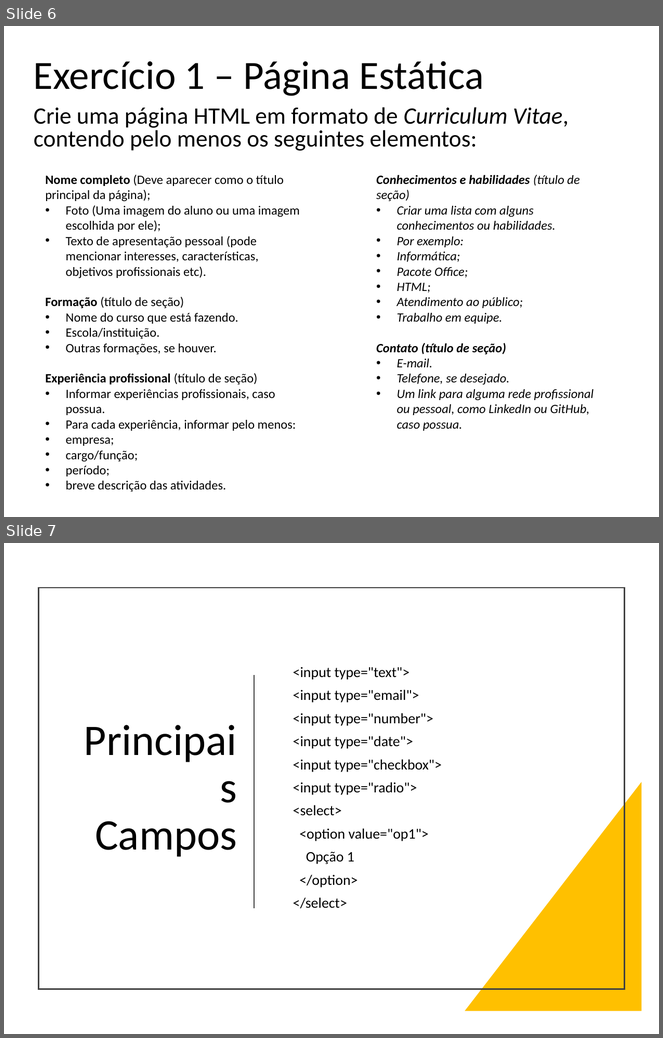
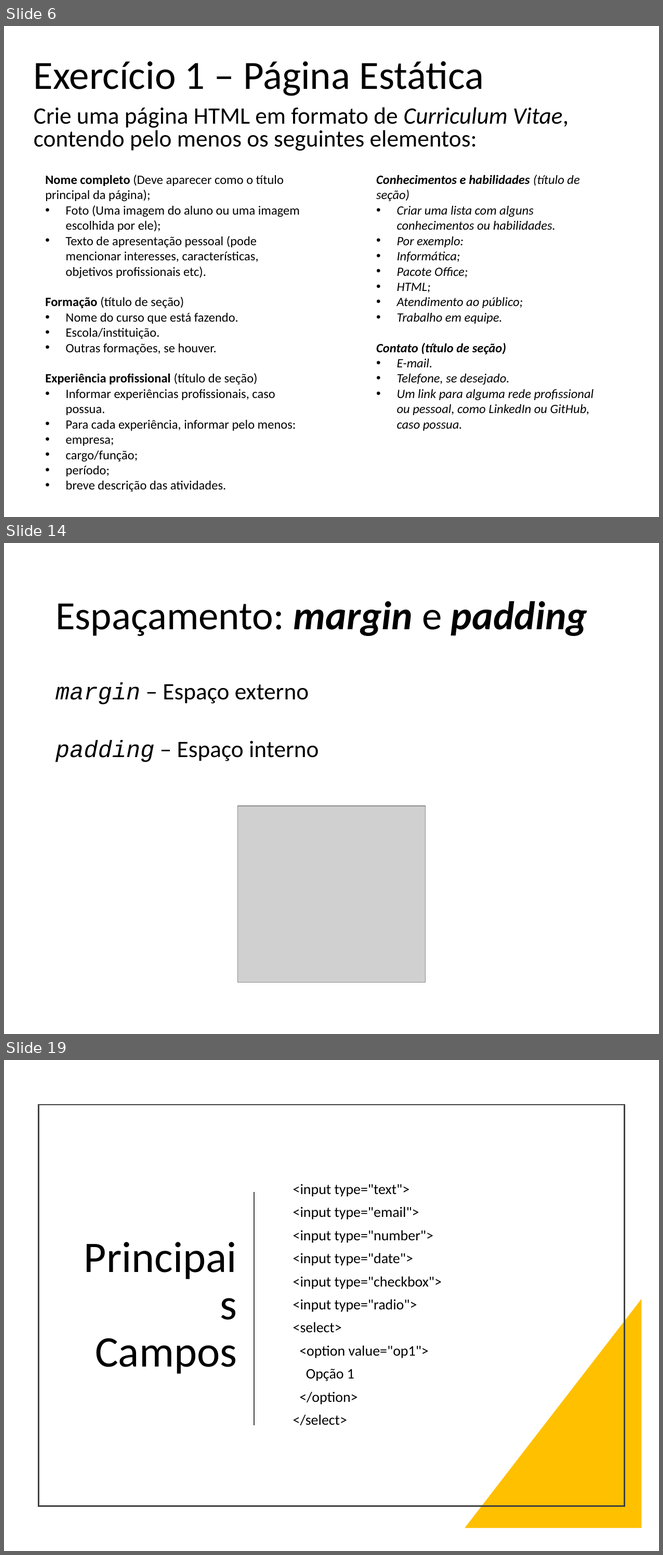
Before and after one commit to thiagospin/APLICWEBI, a slide deck: slides/HTML e CSS.pptx. Shown one above the other, each under a label of ours: slides 6 and 7 before the commit, slides 6, 14 and 19 after it; the slides between them are not shown. The pictures are 663x1038 and 663x1555 pixels, drawn with LibreOffice and Linux fonts; fonts in the diff are those of the drawing; grey boxes stand for pictures. Boxes give left, top, right and bottom in pixels: in the first picture for what was removed or moved away, otherwise in the second. Text is boxed around its words. In the diff, an @@ line names an element or a change of style, - is before the commit and + after.

```diff
--- a/slides/HTML e CSS.pptx
+++ b/slides/HTML e CSS.pptx
@@ slide 14 added at [4,543,659,1034], background #FFFFFF @@
@@ title added at [55,601,587,636], 44 pt, text #000000 @@
+Espaçamento: margin e padding
@@ text added at [55,682,319,762], 25.9 pt, text #000000 @@
+margin – Espaço externo
+padding – Espaço interno
@@ picture added at [238,807,426,982] @@
@@ what was slide 7 is now slide 19 @@
```
Also in this commit, not shown: 1 slide changed, 11 other slides added, 2 other files.
